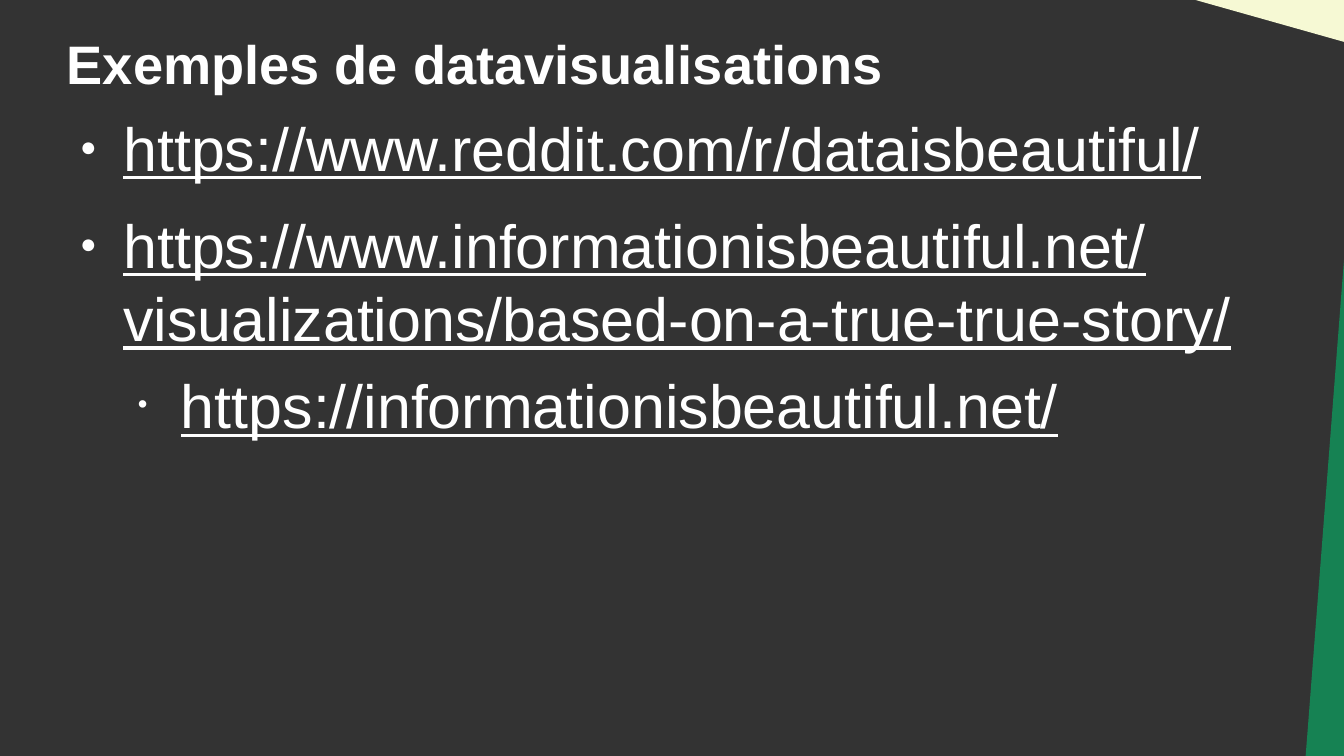
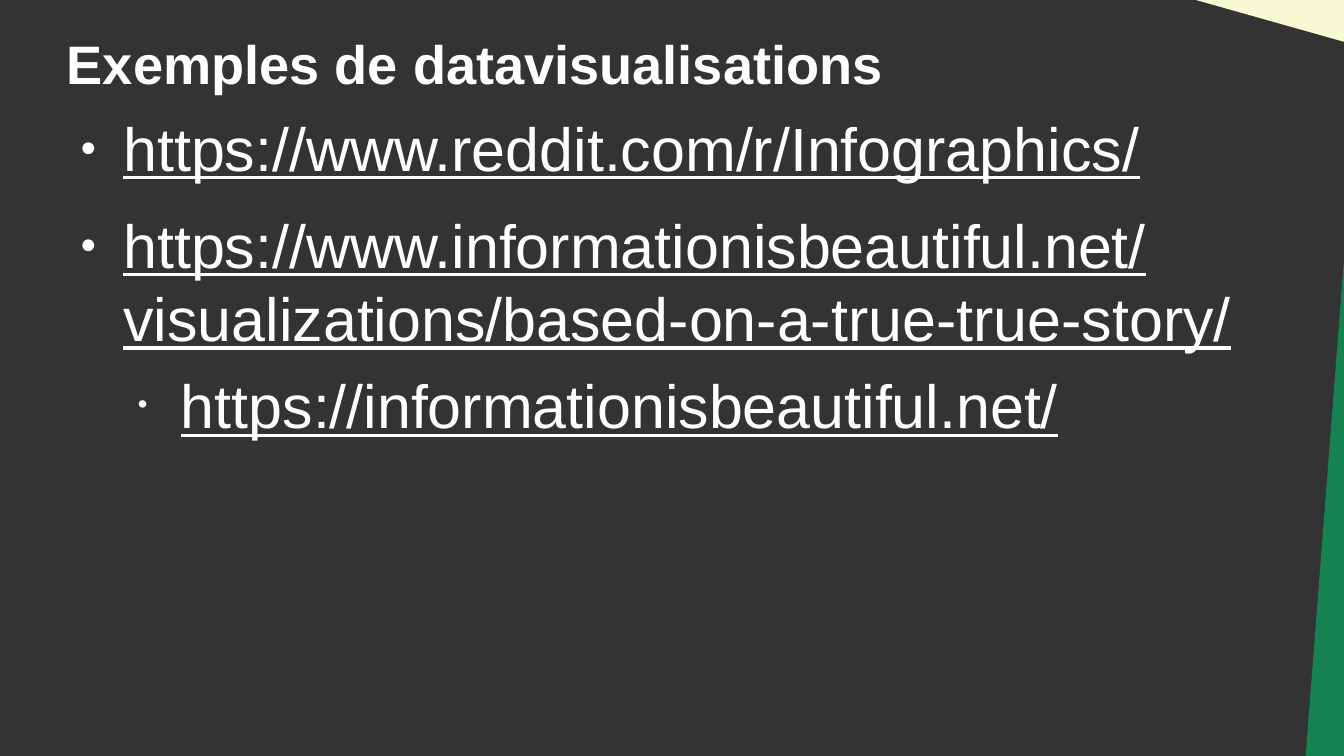
Before and after one commit to DanYellow/cours, a slide deck: slide 32 of data-journalisme-s4/travaux-pratiques/numero-4/presentation.odp. Drawn at 1344x756 pixels with LibreOffice and Linux fonts; fonts in the diff are those of the drawing. Boxes give left, top, right and bottom in pixels: in the first picture for what was removed or moved away, otherwise in the second. Text is boxed around its words. In the diff, an @@ line names an element or a change of style, - is before the commit and + after.

```diff
--- a/data-journalisme-s4/travaux-pratiques/numero-4/presentation.odp
+++ b/data-journalisme-s4/travaux-pratiques/numero-4/presentation.odp
@@ text at (x1=123, y1=127, x2=1139, y2=182): text changed @@
-● https://www.reddit.com/r/dataisbeautiful/
+● https://www.reddit.com/r/Infographics/
```
Also in this commit, not shown: 3 other slides changed, 26 other files.
